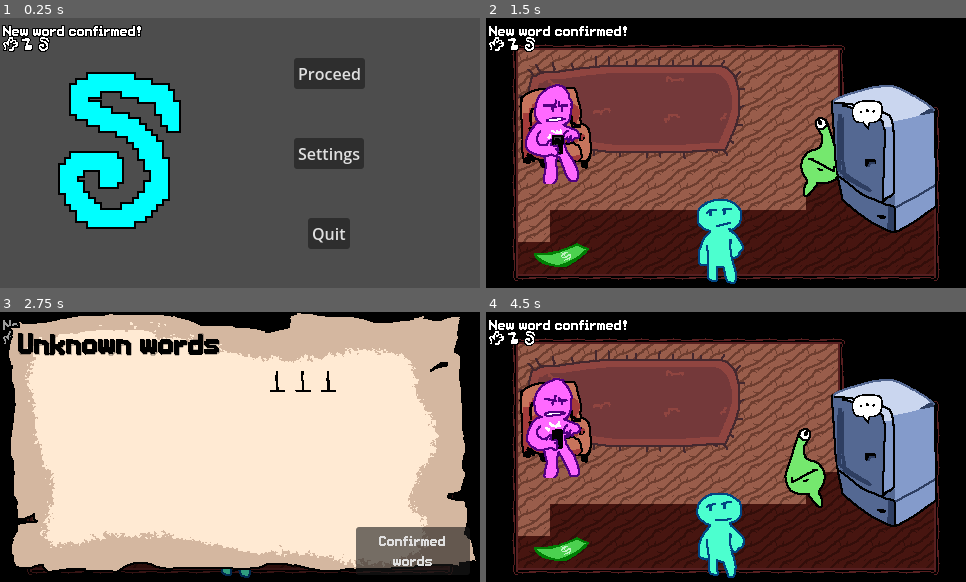
Above: before the commit, frames 1-4 (two rows, left to right).
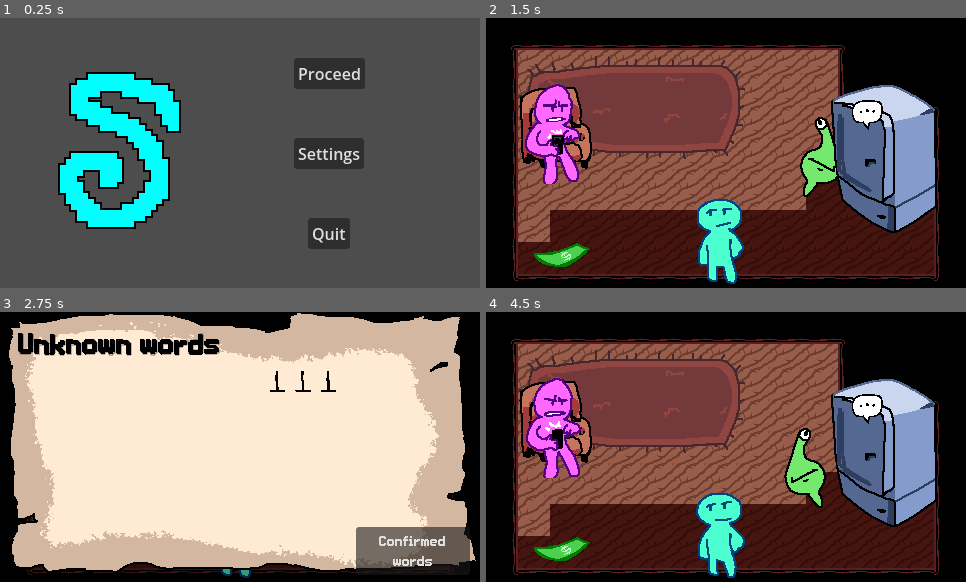
Above: after the commit, the same moments.

Repository: hryspider/GGJ-Committee-Team26
Game: Godot game, scene res://rooms/title_screen.tscn
The game is run twice, just before and just after one commit, with the same random seed, the same clock (stepped at 60 frames per second) and the same inputs.
Inputs (mouse positions are in pixels of both pictures, inside the frame that each line leads up to):
- Up to frame 1 (0.25 s): no input
- Up to frame 2 (1.5 s): click "Proceed" at 0.5 s; tap Enter at 1.25 s; move the mouse to (831, 139) at 1.27 s; hold D (right) from 1.28 s (still down); click (831, 139) at 1.35 s
- Up to frame 3 (2.75 s): move the mouse to (144, 460) at 2.02 s; release D (right) at 2.03 s; hold S (down) from 2.03 s (still down); tap Q (dictionary) at 2.1 s
- Up to frame 4 (4.5 s): move the mouse to (788, 384) at 2.77 s; release S (down) at 2.78 s; hold D (right) 2.78-3.53 s; tap E (interact) at 2.85 s; move the mouse to (702, 501) at 3.52 s; hold W (up) 3.53-4.28 s; click (702, 501) at 3.6 s; move the mouse to (870, 487) at 4.27 s; hold A (left) from 4.28 s (still down); tap Q (dictionary) at 4.35 s

The runs differ from the first frame. In frame 1, 1.3% of the frame differs, in the area x 0-30%, y 2-13%; in frame 2, 0.7%; in frame 3, less than 0.1%; in frame 4, 0.7%.

Commit message:
boss animations

Diff:
--- /dev/null
+++ b/rooms/office_desk.tscn
@@ -0,0 +1,159 @@
+[gd_scene format=3 uid="uid://duuwpcl1aixk6"]
+
+[ext_resource type="Texture2D" uid="uid://b81kq8vlqb777" path="res://images/bossoffice.png" id="1_7svm4"]
+[ext_resource type="AudioStream" uid="uid://bjir1bx1jxyl1" path="res://audio/bgm/bossinterview.ogg" id="3_7svm4"]
+[ext_resource type="Texture2D" uid="uid://daan3m16pogfl" path="res://images/boss_desk.png" id="4_jrkp6"]
+[ext_resource type="Texture2D" uid="uid://di3xtisq8b4yo" path="res://images/cherished.png" id="5_daa5c"]
+[ext_resource type="PackedScene" uid="uid://bf44lvopd5hap" path="res://objects/glorp.tscn" id="6_daa5c"]
+
+[sub_resource type="AtlasTexture" id="AtlasTexture_r2o6t"]
+atlas = ExtResource("4_jrkp6")
+region = Rect2(0, 0, 200, 150)
+
+[sub_resource type="AtlasTexture" id="AtlasTexture_3tvw4"]
+atlas = ExtResource("4_jrkp6")
+region = Rect2(200, 0, 200, 150)
+
+[sub_resource type="AtlasTexture" id="AtlasTexture_crxjg"]
+atlas = ExtResource("4_jrkp6")
+region = Rect2(200, 450, 200, 150)
+
+[sub_resource type="AtlasTexture" id="AtlasTexture_x8mea"]
+atlas = ExtResource("4_jrkp6")
+region = Rect2(200, 300, 200, 150)
+
+[sub_resource type="AtlasTexture" id="AtlasTexture_b2idv"]
+atlas = ExtResource("4_jrkp6")
+region = Rect2(0, 300, 200, 150)
+
+[sub_resource type="AtlasTexture" id="AtlasTexture_oj7cl"]
+atlas = ExtResource("4_jrkp6")
+region = Rect2(400, 300, 200, 150)
+
+[sub_resource type="AtlasTexture" id="AtlasTexture_fwgqt"]
+atlas = ExtResource("4_jrkp6")
+region = Rect2(0, 450, 200, 150)
+
+[sub_resource type="AtlasTexture" id="AtlasTexture_rq21w"]
+atlas = ExtResource("4_jrkp6")
+region = Rect2(400, 0, 200, 150)
+
+[sub_resource type="AtlasTexture" id="AtlasTexture_pv5sg"]
+atlas = ExtResource("4_jrkp6")
+region = Rect2(0, 150, 200, 150)
+
+[sub_resource type="AtlasTexture" id="AtlasTexture_vdahv"]
+atlas = ExtResource("4_jrkp6")
+region = Rect2(200, 150, 200, 150)
+
+[sub_resource type="AtlasTexture" id="AtlasTexture_2fp6q"]
+atlas = ExtResource("4_jrkp6")
+region = Rect2(400, 150, 200, 150)
+
+[sub_resource type="SpriteFrames" id="SpriteFrames_rv64t"]
+animations = [{
+"frames": [{
+"duration": 1.0,
+"texture": SubResource("AtlasTexture_r2o6t")
+}, {
+"duration": 1.0,
+"texture": SubResource("AtlasTexture_3tvw4")
+}],
+"loop": true,
+"name": &"idle",
+"speed": 24.0
+}, {
+"frames": [{
+"duration": 1.0,
+"texture": SubResource("AtlasTexture_crxjg")
+}],
+"loop": true,
+"name": &"pissed",
+"speed": 5.0
+}, {
+"frames": [{
+"duration": 1.0,
+"texture": SubResource("AtlasTexture_x8mea")
+}, {
+"duration": 1.0,
+"texture": SubResource("AtlasTexture_b2idv")
+}],
+"loop": true,
+"name": &"question",
+"speed": 2.0
+}, {
+"frames": [{
+"duration": 1.0,
+"texture": SubResource("AtlasTexture_oj7cl")
+}, {
+"duration": 1.0,
+"texture": SubResource("AtlasTexture_fwgqt")
+}],
+"loop": true,
+"name": &"suspicious",
+"speed": 5.0
+}, {
+"frames": [{
+"duration": 1.0,
+"texture": SubResource("AtlasTexture_r2o6t")
+}, {
+"duration": 1.0,
+"texture": SubResource("AtlasTexture_3tvw4")
+}, {
+"duration": 1.0,
+"texture": SubResource("AtlasTexture_rq21w")
+}],
+"loop": true,
+"name": &"talk",
+"speed": 24.0
+}, {
+"frames": [{
+"duration": 1.0,
+"texture": SubResource("AtlasTexture_pv5sg")
+}],
+"loop": true,
+"name": &"wifelook",
+"speed": 5.0
+}, {
+"frames": [{
+"duration": 1.0,
+"texture": SubResource("AtlasTexture_vdahv")
+}],
+"loop": true,
+"name": &"wifeshow",
+"speed": 4.0
+}, {
+"frames": [{
+"duration": 1.0,
+"texture": SubResource("AtlasTexture_vdahv")
+}, {
+"duration": 1.0,
+"texture": SubResource("AtlasTexture_2fp6q")
+}],
+"loop": true,
+"name": &"wifetalk",
+"speed": 4.0
+}]
+
+[node name="Node2D" type="Node2D" unique_id=1203436009]
+
+[node name="BG" type="Sprite2D" parent="." unique_id=559519409]
+texture = ExtResource("1_7svm4")
+centered = false
+
+[node name="Glorp" parent="." unique_id=26475291 instance=ExtResource("6_daa5c")]
+position = Vector2(239, 206)
+
+[node name="AudioStreamPlayer" type="AudioStreamPlayer" parent="." unique_id=328736916]
+stream = ExtResource("3_7svm4")
+autoplay = true
+
+[node name="AnimatedSprite2D" type="AnimatedSprite2D" parent="." unique_id=1565392650]
+position = Vector2(236, 68)
+sprite_frames = SubResource("SpriteFrames_rv64t")
+animation = &"pissed"
+frame_progress = 0.14688385
+
+[node name="Cherished" type="Sprite2D" parent="." unique_id=1379936919]
+position = Vector2(287, 138)
+texture = ExtResource("5_daa5c")
--- a/rooms/office_entrance.tscn
+++ b/rooms/office_entrance.tscn
@@ -7,6 +7,7 @@
 [ext_resource type="Texture2D" uid="uid://bu0u30sdphnfi" path="res://images/laptop.png" id="5_jrkp6"]
 [ext_resource type="PackedScene" uid="uid://bf44lvopd5hap" path="res://objects/glorp.tscn" id="6_daa5c"]
 [ext_resource type="AudioStream" uid="uid://dkae7lct54kbo" path="res://audio/sfx/14857__lg__office02.ogg" id="7_daa5c"]
+[ext_resource type="Texture2D" uid="uid://dofwuc4eiqjdq" path="res://images/boss_overworld.png" id="8_r2o6t"]
 
 [sub_resource type="TileSetAtlasSource" id="TileSetAtlasSource_r2o6t"]
 texture = ExtResource("1_buiua")
@@ -99,6 +100,86 @@
 "speed": 5.0
 }]
 
+[sub_resource type="AtlasTexture" id="AtlasTexture_3tvw4"]
+atlas = ExtResource("8_r2o6t")
+region = Rect2(0, 0, 209, 209)
+
+[sub_resource type="AtlasTexture" id="AtlasTexture_pv5sg"]
+atlas = ExtResource("8_r2o6t")
+region = Rect2(209, 0, 209, 209)
+
+[sub_resource type="AtlasTexture" id="AtlasTexture_vdahv"]
+atlas = ExtResource("8_r2o6t")
+region = Rect2(418, 209, 209, 209)
+
+[sub_resource type="AtlasTexture" id="AtlasTexture_2fp6q"]
+atlas = ExtResource("8_r2o6t")
+region = Rect2(209, 209, 209, 209)
+
+[sub_resource type="AtlasTexture" id="AtlasTexture_rv64t"]
+atlas = ExtResource("8_r2o6t")
+region = Rect2(418, 0, 209, 209)
+
+[sub_resource type="AtlasTexture" id="AtlasTexture_oh5vr"]
+atlas = ExtResource("8_r2o6t")
+region = Rect2(0, 209, 209, 209)
+
+[sub_resource type="SpriteFrames" id="SpriteFrames_ssgpd"]
+animations = [{
+"frames": [{
+"duration": 1.0,
+"texture": SubResource("AtlasTexture_3tvw4")
+}, {
+"duration": 1.0,
+"texture": SubResource("AtlasTexture_pv5sg")
+}],
+"loop": true,
+"name": &"idle",
+"speed": 25.0
+}, {
+"frames": [{
+"duration": 1.0,
+"texture": SubResource("AtlasTexture_vdahv")
+}, {
+"duration": 1.0,
+"texture": SubResource("AtlasTexture_2fp6q")
+}],
+"loop": true,
+"name": &"point",
+"speed": 5.0
+}, {
+"frames": [{
+"duration": 1.0,
+"texture": SubResource("AtlasTexture_3tvw4")
+}, {
+"duration": 1.0,
+"texture": SubResource("AtlasTexture_pv5sg")
+}, {
+"duration": 1.0,
+"texture": SubResource("AtlasTexture_2fp6q")
+}],
+"loop": true,
+"name": &"talk",
+"speed": 25.0
+}, {
+"frames": [{
+"duration": 1.0,
+"texture": SubResource("AtlasTexture_3tvw4")
+}, {
+"duration": 1.0,
+"texture": SubResource("AtlasTexture_rv64t")
+}, {
+"duration": 1.0,
+"texture": SubResource("AtlasTexture_pv5sg")
+}, {
+"duration": 1.0,
+"texture": SubResource("AtlasTexture_oh5vr")
+}],
+"loop": true,
+"name": &"walk",
+"speed": 3.0
+}]
+
 [node name="Node2D" type="Node2D" unique_id=1203436009]
 
 [node name="TileMap" type="TileMap" parent="." unique_id=14837295]
@@ -125,3 +206,9 @@
 [node name="AudioStreamPlayer" type="AudioStreamPlayer" parent="." unique_id=328736916]
 stream = ExtResource("7_daa5c")
 autoplay = true
+
+[node name="AnimatedSprite2D" type="AnimatedSprite2D" parent="." unique_id=1119054125]
+position = Vector2(-260, -53)
+sprite_frames = SubResource("SpriteFrames_ssgpd")
+animation = &"walk"
+frame_progress = 0.32935566
--- a/ui/word_popup.gd
+++ b/ui/word_popup.gd
@@ -4,7 +4,8 @@
 @onready var word = $Word
 @onready var animation_player = $AnimationPlayer
 
-
+func _ready():
+	hide()
 
 func unlock(gleep):
 	word.text = gleep
Binary file added: images/cherished.png
Not shown, added: images/cherished.png.import
Not shown: 1 places in rooms/office_entrance.tscn that only renumber resources
